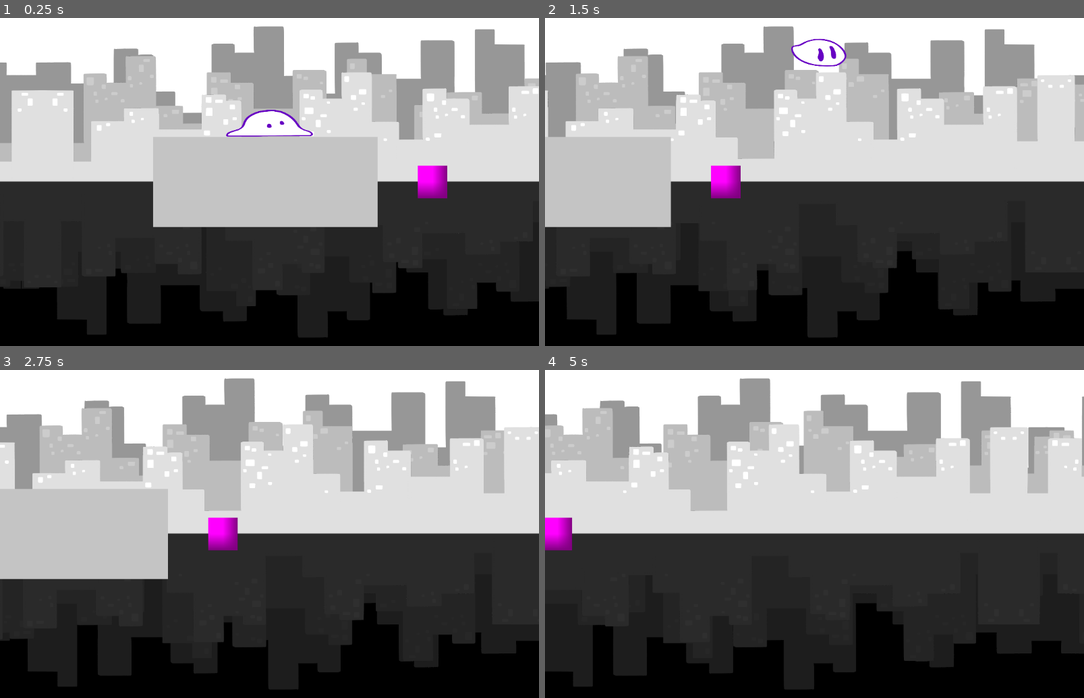
Above: before the commit, frames 1-4 (two rows, left to right).
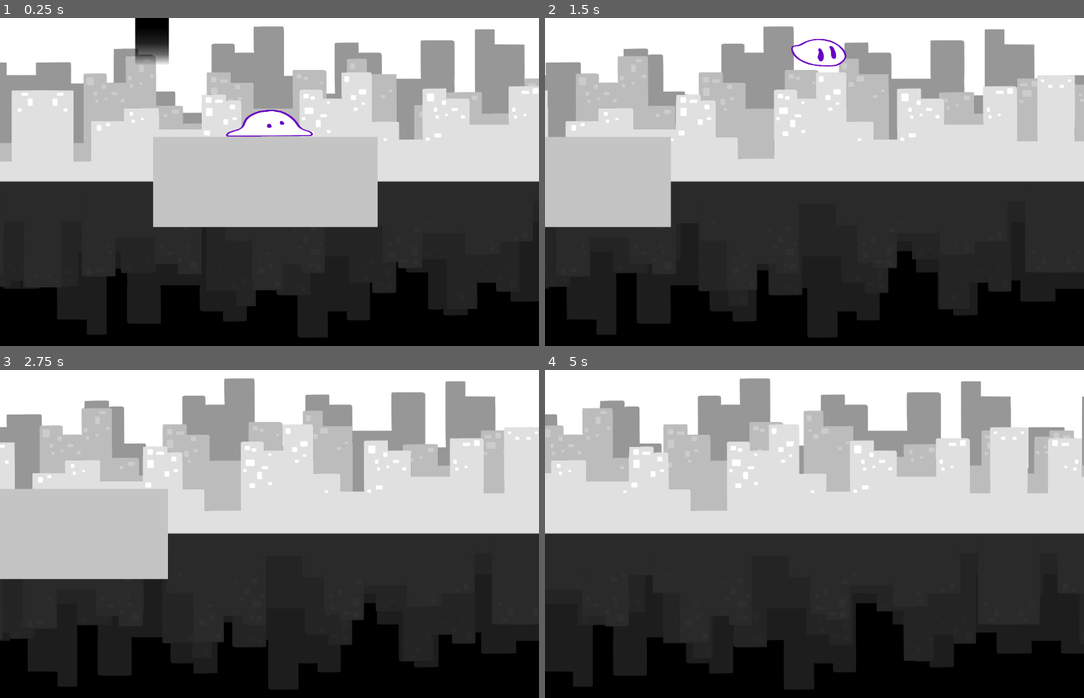
Above: after the commit, the same moments.

Repository: Globs-United/Project
Game: Godot game, scene res://lvl1.tscn
Same seed, same stepped clock (60 frames per second), same inputs: the game is played once before the commit and once after it.
Inputs:
- Up to frame 1 (0.25 s): no input
- Up to frame 2 (1.5 s): tap Enter at 0.5 s; hold Right (moveRight) from 0.53 s (still down); tap Space (jump) at 0.77 s
- Up to frame 3 (2.75 s): tap Space (jump) at 1.52 s; release Right (moveRight) at 2.03 s; hold Left (moveLeft) from 2.03 s (still down)
- Up to frame 4 (5 s): release Left (moveLeft) at 2.78 s; hold Right (moveRight) 2.78-4.28 s; tap Space (jump) at 3.02, 3.77, 4.52 s; hold Left (moveLeft) from 4.28 s (still down)

The runs differ from the first frame. In frame 1, 1.4% of the frame differs, in the area x 25-83%, y 0-55%; in frame 2, 0.6%; in frame 3, 0.6%; in frame 4, 0.5%.

Commit message:
Debugging
Changed the call from portal to pit

Diff:
--- a/lvl1.tscn
+++ b/lvl1.tscn
@@ -1,7 +1,7 @@
 [gd_scene load_steps=6 format=3 uid="uid://bgvo0sua3mcnq"]
 
+[ext_resource type="PackedScene" uid="uid://dgwk5b1f52pic" path="res://object_scenes/pit.tscn" id="2_ok8r0"]
 [ext_resource type="PackedScene" uid="uid://bqao8gba5f2ao" path="res://object_scenes/player.tscn" id="3_audra"]
-[ext_resource type="PackedScene" uid="uid://bqje7ogfhssvg" path="res://object_scenes/portal.tscn" id="4_audra"]
 [ext_resource type="PackedScene" uid="uid://dgy4yrqbl7mvj" path="res://object_scenes/wall.tscn" id="4_x7kom"]
 [ext_resource type="PackedScene" uid="uid://b7kig75wfp6de" path="res://object_scenes/background.tscn" id="5_audra"]
 [ext_resource type="Script" uid="uid://w8iguxe1l24l" path="res://scripts/camera_2d.gd" id="5_ok8r0"]
@@ -11,9 +11,7 @@
 [node name="Player" parent="." instance=ExtResource("3_audra")]
 position = Vector2(251, 148)
 
-[node name="Pit" parent="." instance=ExtResource("4_audra")]
-position = Vector2(600, 350)
-scale = Vector2(0.7, 0.5)
+[node name="Pit" parent="." instance=ExtResource("2_ok8r0")]
 
 [node name="Wall" parent="." instance=ExtResource("4_x7kom")]
 position = Vector2(242, 350)
